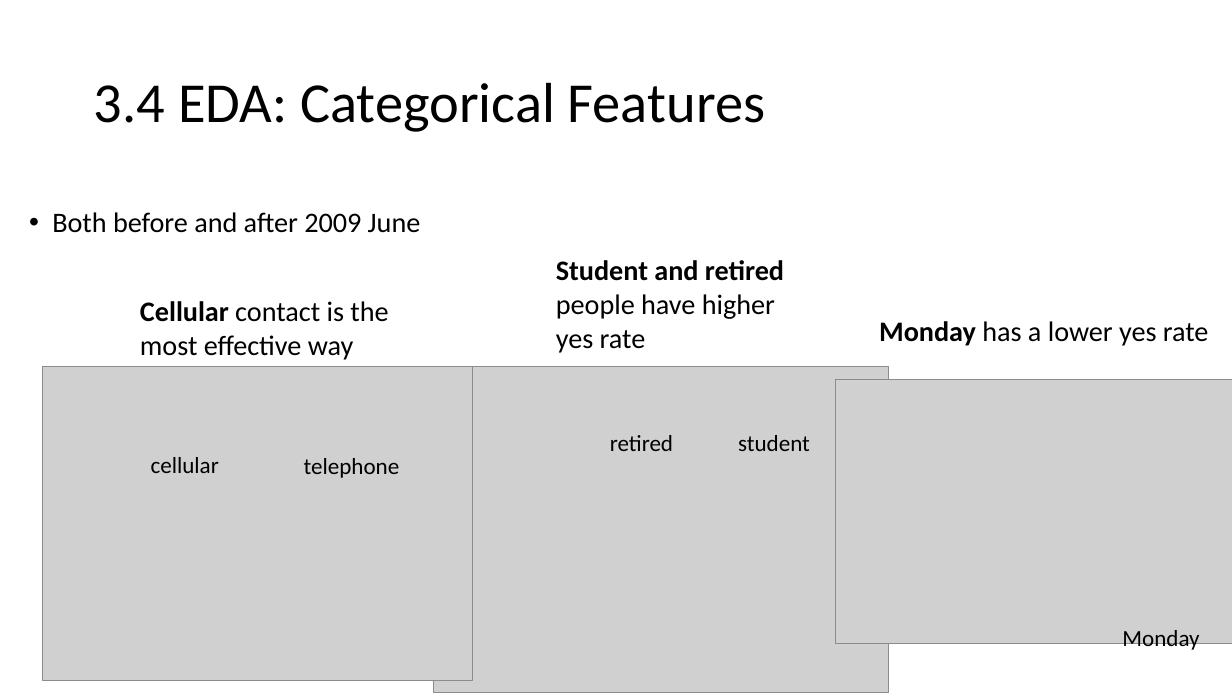
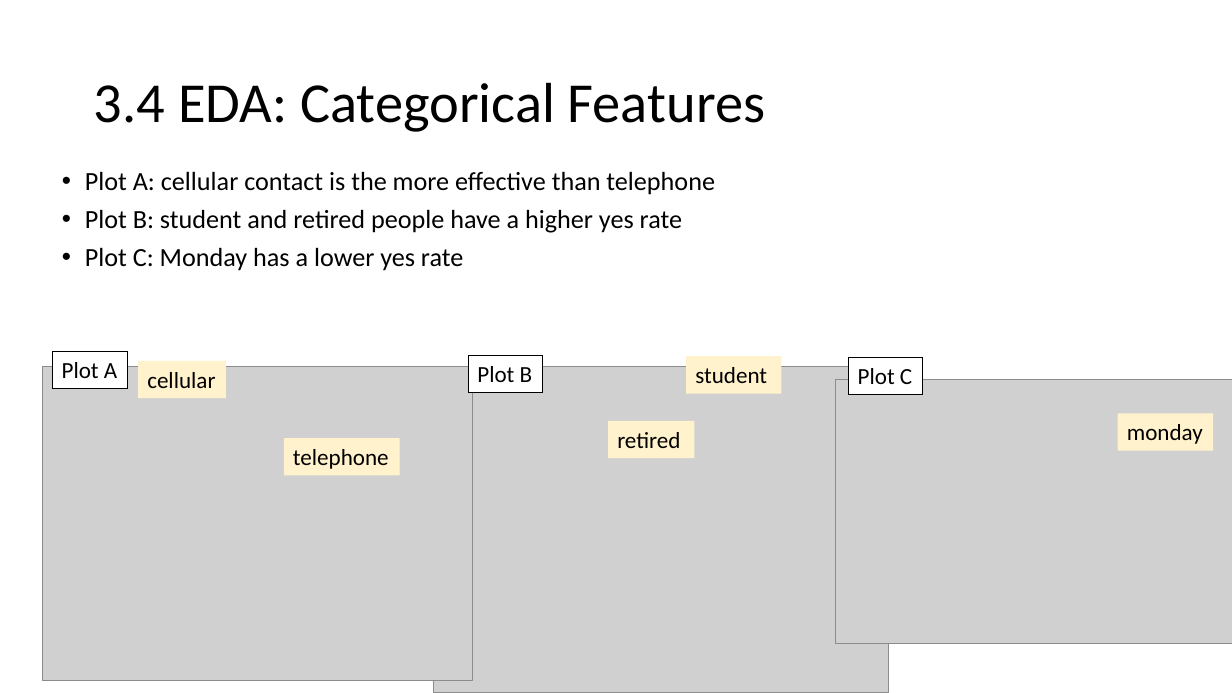
Before and after one commit to jianghan2013/UCI_data, a slide deck: slide 8 of ds_challenge_presentation_HanJiang.pptx. Drawn at 1232x693 pixels with LibreOffice and Linux fonts; fonts in the diff are those of the drawing; grey boxes stand for pictures. Boxes give left, top, right and bottom in pixels: in the first picture for what was removed or moved away, otherwise in the second. Text is boxed around its words. In the diff, an @@ line names an element or a change of style, - is before the commit and + after.

```diff
--- a/ds_challenge_presentation_HanJiang.pptx
+++ b/ds_challenge_presentation_HanJiang.pptx
@@ text at [85,171,715,271]: text changed; size 22 to 20.4 pt @@
-• Both before and after 2009 June
+• Plot A: cellular contact is the more effective than telephone
+• Plot B: student and retired people have a higher yes rate
+• Plot C: Monday has a lower yes rate
@@ text removed at [556,260,784,353] @@
-  Student and retired people have higher yes rate
@@ text removed at [140,301,388,360] @@
-  Cellular contact is the most effective way
@@ text removed at [879,321,1209,346] @@
-  Monday has a lower yes rate
@@ rectangle added at [53,351,128,388], fill #FFFFFF, outline #000000 0.75 pt, 18 pt, text #000000 @@
+Plot A
@@ rectangle added at [469,355,543,392], fill #FFFFFF, outline #000000 0.75 pt, 18 pt, text #000000 @@
+Plot B
@@ rectangle "student": place and size @@
-rectangle "student" at [738,435,810,451]
+rectangle "student" at [687,357,782,394]
@@ rectangle added at [848,358,922,395], fill #FFFFFF, outline #000000 0.75 pt, 18 pt, text #000000 @@
+Plot C
@@ rectangle "cellular": place and size @@
-rectangle "cellular" at [151,457,219,473]
+rectangle "cellular" at [139,361,226,398]
@@ fill none to #FFF2CC in 5 elements at [284,438,399,475], [139,361,226,398], [608,421,694,457], [687,357,782,394], [1118,413,1214,450] @@
@@ rectangle "monday": place and size @@
-rectangle "monday" at [1122,630,1199,652]
+rectangle "monday" at [1118,413,1214,450]
@@ rectangle "telephone": place and size @@
-rectangle "telephone" at [304,458,400,478]
+rectangle "telephone" at [284,438,399,475]
@@ rectangle "retired": place and size @@
-rectangle "retired" at [610,435,673,451]
+rectangle "retired" at [608,421,694,457]
@@ text in rectangle at [1127,424,1203,444]: text changed @@
-Monday
+monday
```
Also in this commit, not shown: 11 other slides changed, 3 slides added, 2 slides removed.
